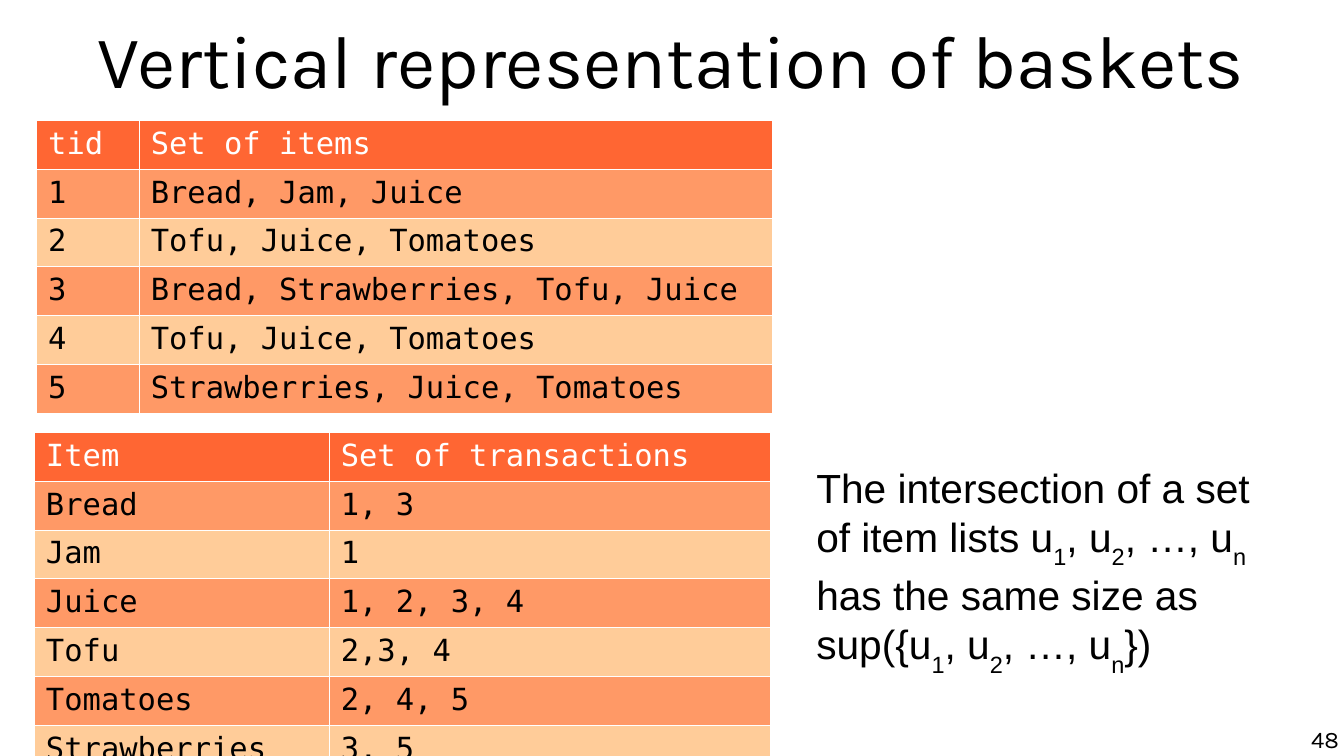
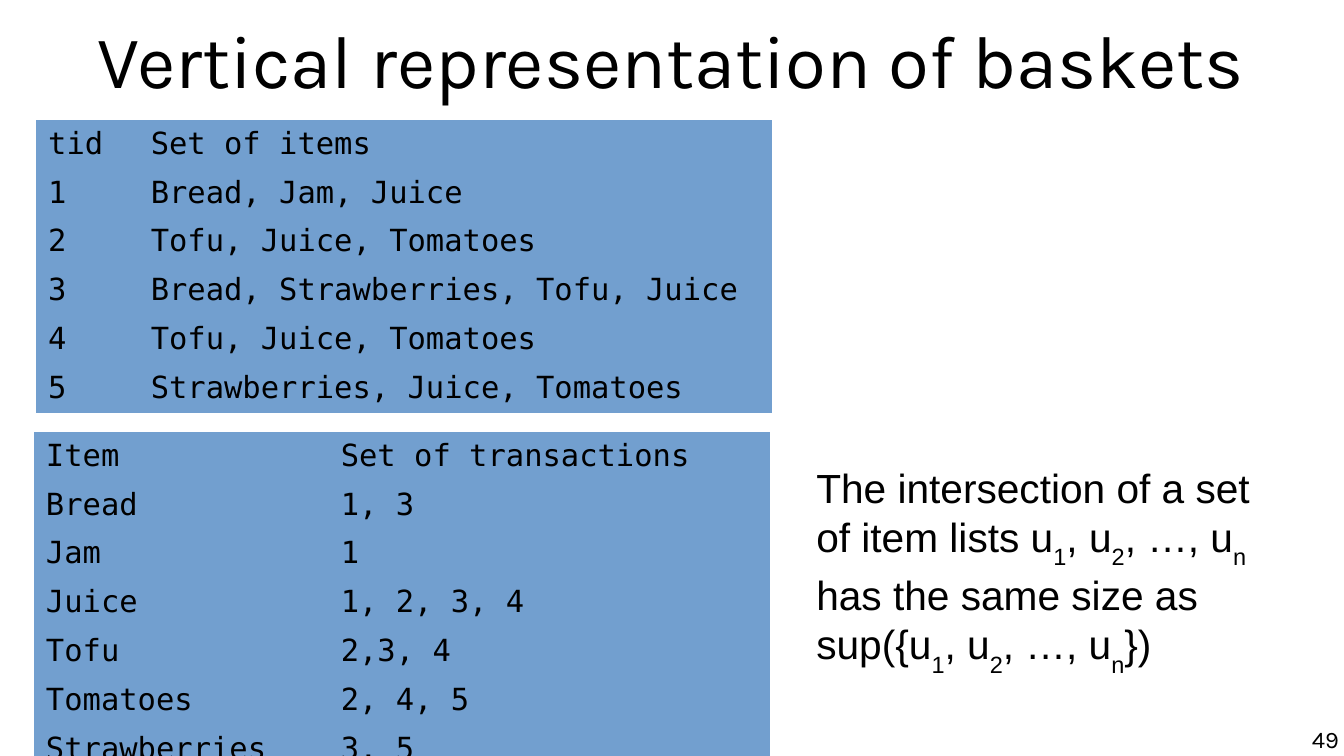
Before and after one commit to marco-calautti/data-mining-course, a slide deck: slide 49 of theory/tt06_association_rule_mining.odp (slide 48 before the commit). Drawn at 1344x756 pixels with LibreOffice and Linux fonts; fonts in the diff are those of the drawing. Boxes give left, top, right and bottom in pixels: in the first picture for what was removed or moved away, otherwise in the second. Text is boxed around its words. In the diff, an @@ line names an element or a change of style, - is before the commit and + after.

```diff
--- a/theory/tt06_association_rule_mining.odp
+++ b/theory/tt06_association_rule_mining.odp
@@ table at (37,120,773,407) @@
@@ fill #FF6633 to #729FCF in row 1 @@
@@ fill #FF9966 to #729FCF in 6 cells @@
@@ fill #FFCC99 to #729FCF in 4 cells @@
@@ text colour #FFFFFF to #000000 in "tid", "Set of items" @@
@@ borders changed @@
@@ table at (34,432,771,733) @@
@@ fill #FF6633 to #729FCF in row 1 @@
@@ fill #FF9966 to #729FCF in 6 cells @@
@@ fill #FFCC99 to #729FCF in 6 cells @@
@@ text colour #FFFFFF to #000000 in "Item", "Set of transactions" @@
@@ borders changed @@
@@ page number at (1312,733,1339,749): text changed @@
-48
+49
```
Also in this commit, not shown: 13 other slides changed, 2 slides added.
